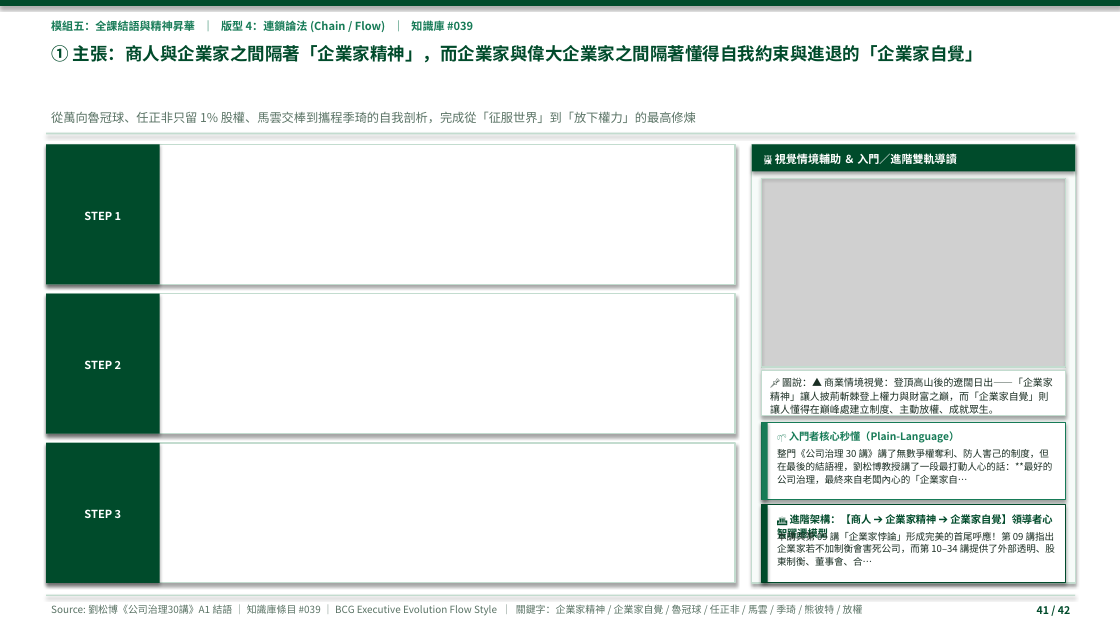
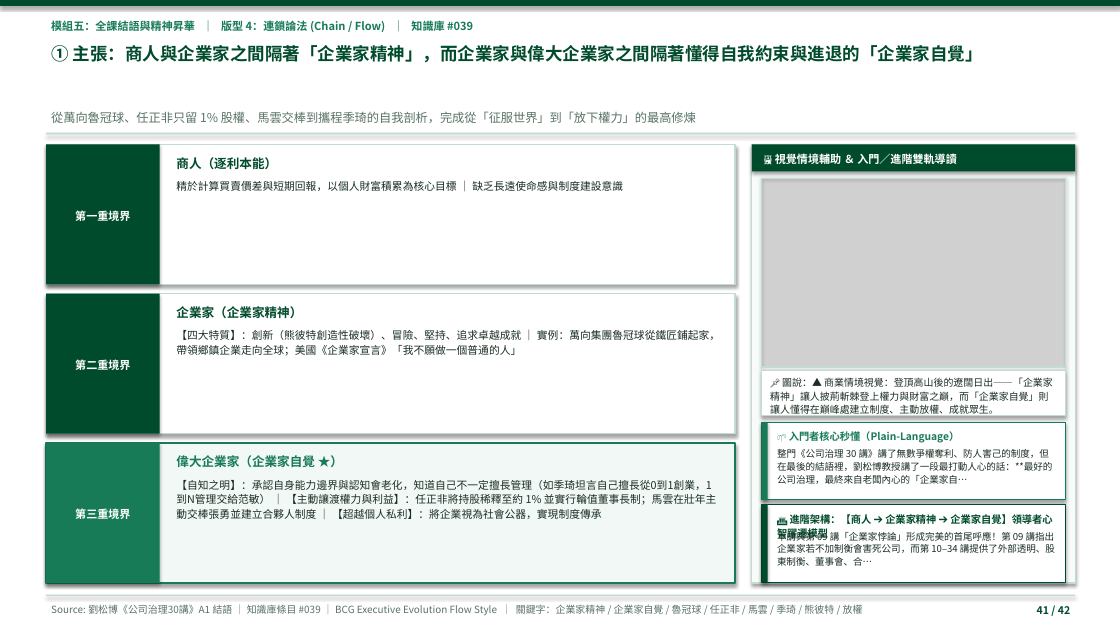
Before and after one commit to davidyeh51/corp-gov-portal, a slide deck: slide 41 of docs/public/downloads/劉松博_公司治理30講_全40講無雜訊顧問簡報庫.pptx. Drawn at 1120x630 pixels with LibreOffice and Linux fonts; fonts in the diff are those of the drawing; grey boxes stand for pictures. Boxes give left, top, right and bottom in pixels: in the first picture for what was removed or moved away, otherwise in the second. Text is boxed around its words. In the diff, an @@ line names an element or a change of style, - is before the commit and + after.

```diff
--- a/docs/public/downloads/劉松博_公司治理30講_全40講無雜訊顧問簡報庫.pptx
+++ b/docs/public/downloads/劉松博_公司治理30講_全40講無雜訊顧問簡報庫.pptx
@@ text added at (176,157,277,169), 10.8 pt, text #004B2B, bold @@
+商人（逐利本能）
@@ text added at (176,181,623,191), 9.2 pt, text #1A2E23 @@
+精於計算買賣價差與短期回報，以個人財富積累為核心目標 ｜ 缺乏長遠使命感與制度建設意識
@@ text at (75,210,130,221): text changed @@
-STEP 1
+第一重境界
@@ text added at (176,306,302,318), 10.8 pt, text #004B2B, bold @@
+企業家（企業家精神）
@@ text at (75,359,130,370): text changed @@
-STEP 2
+第二重境界
@@ text added at (176,330,720,356), 9.2 pt, text #1A2E23 @@
+【四大特質】：創新（熊彼特創造性破壞）、冒險、堅持、追求卓越成就 ｜ 實例：萬向集團魯冠球從鐵匠鋪起家，帶領鄉鎮企業走向全球；美國《企業家宣言》「我不願做一個普通的人」
@@ rectangle at (46,443,160,583): fill #004B2B to #177B57 @@
@@ rectangle at (46,443,735,583): fill #FFFFFF to #F2F8F5; outline #C3DCCF 1 pt to #177B57 1.5 pt @@
@@ text added at (176,455,315,467), 10.8 pt, text #177B57, bold @@
+偉大企業家（企業家自覺 ★）
@@ text at (75,508,130,519): text changed @@
-STEP 3
+第三重境界
@@ text added at (176,480,716,519), 9.2 pt, text #1A2E23 @@
+【自知之明】：承認自身能力邊界與認知會老化，知道自己不一定擅長管理（如季琦坦言自己擅長從0到1創業，1到N管理交給范敏） ｜ 【主動讓渡權力與利益】：任正非將持股稀釋至約 1% 並實行輪值董事長制；馬雲在壯年主動交棒張勇並建立合夥人制度 ｜ 【超越個人私利】：將企業視為社會公器，實現制度傳承
```
Also in this commit, not shown: 38 other slides changed, 47 other files.
